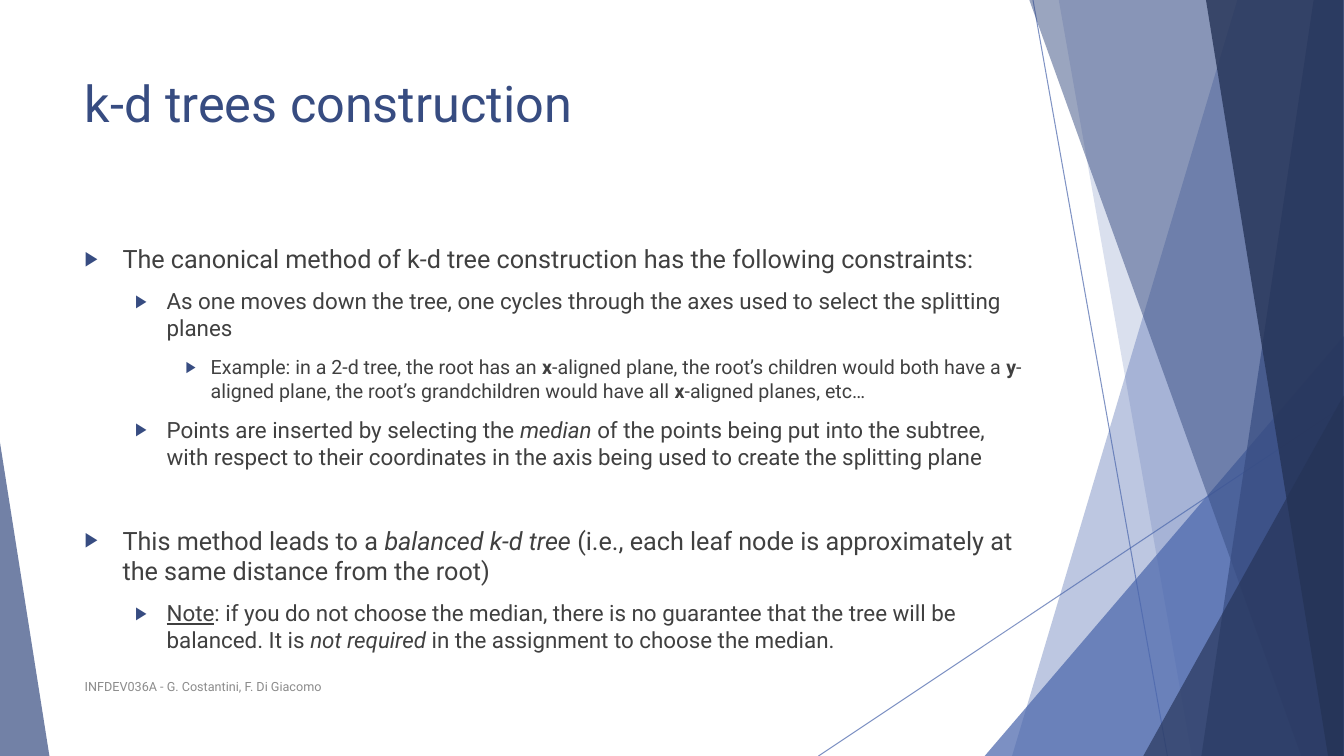
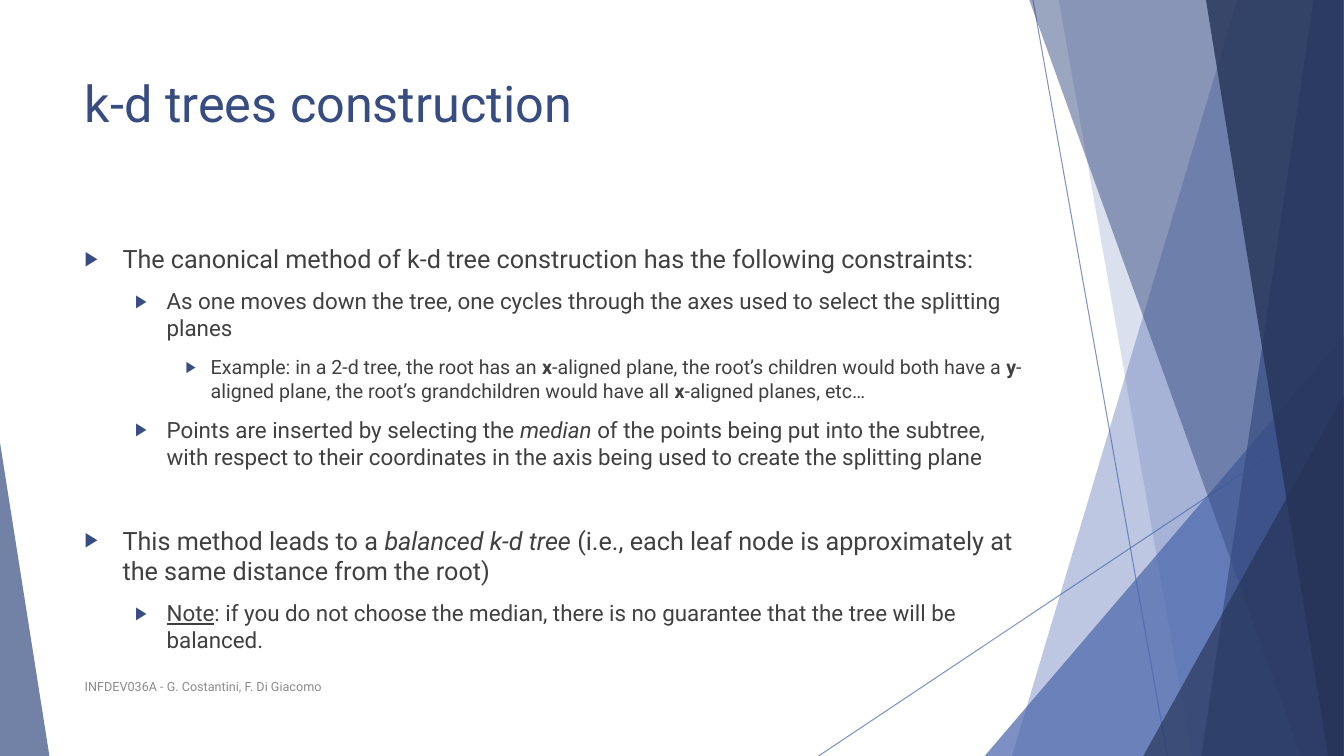
Before and after one commit to FurkanAndac/Development-6A, a slide deck: slide 53 of Lesson slides/Unit 4 - Binary trees.pptx (slide 52 before the commit). Drawn at 1344x756 pixels with LibreOffice and Linux fonts; fonts in the diff are those of the drawing. Boxes give left, top, right and bottom in pixels: in the first picture for what was removed or moved away, otherwise in the second. Text is boxed around its words. In the diff, an @@ line names an element or a change of style, - is before the commit and + after.

```diff
--- a/Lesson slides/Unit 4 - Binary trees.pptx
+++ b/Lesson slides/Unit 4 - Binary trees.pptx
@@ text at (167,604,955,648): text changed @@
-  ▶ Note: if you do not choose the median, there is no guarantee that the tree will be balanced. It is not required in the assignment to choose the median.
+  ▶ Note: if you do not choose the median, there is no guarantee that the tree will be balanced.
```
Also in this commit, not shown: 5 other slides changed, 1 slide added, 1 other file.
